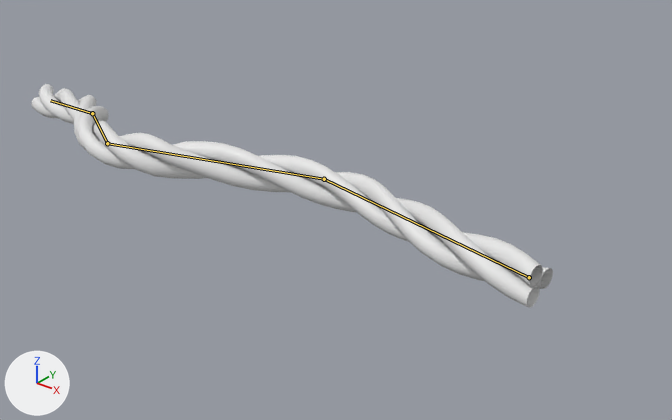
The FBX model Assets/Art/Characters/Enemies/EN_Tube_Jump.fbx, before and after one commit.
The view is the same before and after, from a 50 mm camera at (17.71, -9.98, 6.53) aimed at (8.69, 1.3, -0.46). Lighting does not change. The marker at lower left points along +X, +Y and +Z. The older version comes first. Both versions are drawn at frame 4 of the action 'Armature|BlockPassage'; the numbers are the values there. The bones that change, and the others that lie on the model, are drawn over the model as lines.

In view in the first picture: 'Cable'.
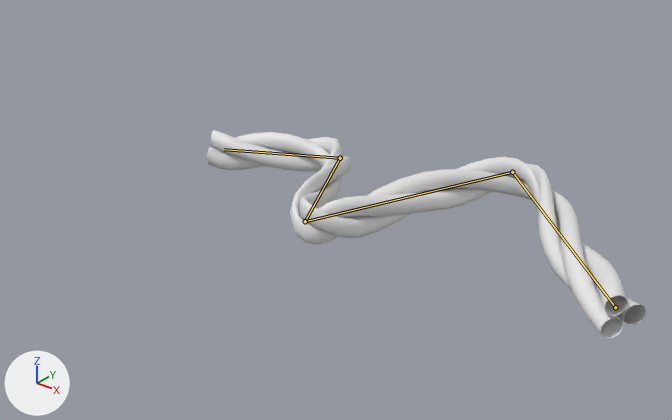
Commit message: cable update enemy

Where the change shows, as pixel boxes (x1, y1, x2, y2) in the pictures (672 x 420 px):
'Cable', posed (16% narrower, 7% shorter)
    before: (31, 84, 553, 308)
    after: (207, 130, 646, 338)
bone 'Bone', root to tip
    before: (529, 277) to (324, 179)
    after: (615, 307) to (512, 172)
bone 'Bone.001', root to tip
    before: (324, 179) to (107, 143)
    after: (512, 172) to (305, 221)
bone 'Bone.002', root to tip
    before: (107, 143) to (92, 113)
    after: (305, 221) to (340, 158)
bone 'Bone.003', root to tip
    before: (92, 113) to (50, 100)
    after: (340, 158) to (224, 149)

Diff of the bpy script that builds the scene:
```diff
--- a/Assets/Art/Characters/Enemies/EN_Tube_Jump.fbx.py
+++ b/Assets/Art/Characters/Enemies/EN_Tube_Jump.fbx.py
@@ bone_bone @@
 bone_bone = bpy.data.objects['Armature'].pose.bones['Bone']
-bone_bone.location = (0.24, -6.14, 0.03)
-bone_bone.rotation_quaternion = (0.997, -0.071, 0.0, -0.009)  # degrees (-8, 0, -1)
+bone_bone.location = (0.24, -6.76, 0.03)
+bone_bone.rotation_quaternion = (0.932, -0.362, -0.002, -0.01)  # degrees (-42, -1, -1)
@@ bone_bone_001 @@
 bone_bone_001 = bpy.data.objects['Armature'].pose.bones['Bone.001']  # child of 'Bone'
-bone_bone_001.rotation_quaternion = (0.965, 0.262, 0.001, -0.018)  # degrees (30, 1, -2)
+bone_bone_001.rotation_quaternion = (0.565, 0.825, 0.001, -0.008)  # degrees (111, 1, 0)
@@ bone_bone_002 @@
 bone_bone_002 = bpy.data.objects['Armature'].pose.bones['Bone.002']  # child of 'Bone.001'
-bone_bone_002.rotation_quaternion = (0.886, -0.454, 0.027, 0.089)  # degrees (-54, 7, 8)
+bone_bone_002.rotation_quaternion = (0.415, -0.909, 0.02, 0.025)  # degrees (-131, 4, -1)
@@ bone_bone_003 @@
 bone_bone_003 = bpy.data.objects['Armature'].pose.bones['Bone.003']  # child of 'Bone.002'
-bone_bone_003.rotation_quaternion = (0.985, 0.173, -0.008, 0.001)  # degrees (20, -1, 0)
+bone_bone_003.rotation_quaternion = (0.707, 0.707, 0.002, 0.003)  # degrees (90, 0, 0)
```
